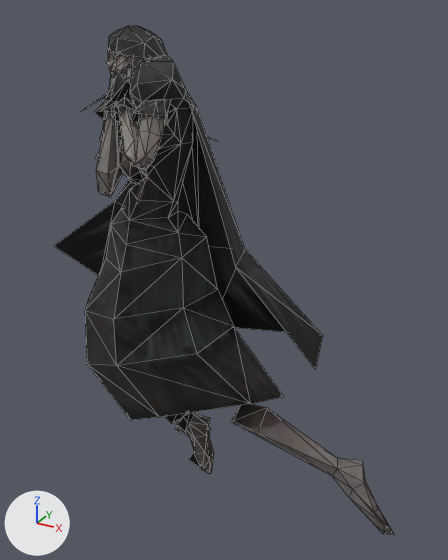
The OBJ model sceneobjs/shenjie_fuben_06/shenjie_fuben_06_shiti03.obj as it was, and as the next commit left it.
One viewpoint serves both versions: a camera (50 mm lens) standing at (49.5, -80.3, 36.3) and looking at (7.7, -4.2, -1.7). The axes (+X, +Y, +Z) are drawn at lower left. The lights are the same throughout. Mesh edges are drawn as thin lines. Where no turn or scale is listed for an object, it has been applied to the vertices. Vertices at the same position are counted once.

The older version as bpy lines, for what is in view:
```python
me_shenjie_fuben_06_shiti03 = bpy.data.meshes.new('shenjie_fuben_06_shiti03')
me_shenjie_fuben_06_shiti03.from_pydata(...)  # 499 vertices, 847 faces; spans x -26.3..37.7, y -20.0..4.0, z -48.0..34.0
# faces by material slot: [235, 612]
me_shenjie_fuben_06_shiti03.materials.append(mat_material_2)  # picture img_shenjie_fuben_06_shiti03_png
me_shenjie_fuben_06_shiti03.materials.append(mat_material_1)  # picture img_shenjie_fuben_06_shiti03_png
ob_shenjie_fuben_06_shiti03 = bpy.data.objects.new('shenjie_fuben_06_shiti03', me_shenjie_fuben_06_shiti03)
ob_shenjie_fuben_06_shiti03.location = (0.0, 0.0, 0.0)
```
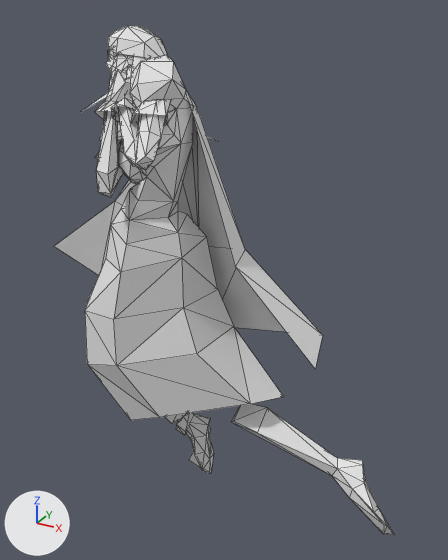
Where the change shows, as pixel boxes [x1, y1, x2, y2] in the pictures (448 x 560 px):
part 1 of me_shenjie_fuben_06_shiti03, recoloured (black to grey)
    both: [54, 26, 323, 467]
part 2 of me_shenjie_fuben_06_shiti03, recoloured
    both: [96, 50, 394, 535]

The edits, one by one:
Material 'material_2' (mat_material_2_1) is new.
Its base color is (0.8, 0.8, 0.8) (white #e7e7e7).
Its roughness is 1.0.
Material 'material_1' (mat_material_1_1) is new.
Its base color is (0.8, 0.8, 0.8) (white #e7e7e7).
Its roughness is 1.0.
me_shenjie_fuben_06_shiti03 has 499 vertices, 847 faces and spans x -26.3..37.7, y -20.0..4.0, z -48.0..34.0.
me_shenjie_fuben_06_shiti03 is used by ob_shenjie_fuben_06_shiti03; location (0.0, 0.0, 0.0).
me_shenjie_fuben_06_shiti03 part 1: all 235 faces that had it switch from mat_material_2 (picture img_shenjie_fuben_06_shiti03_png) to mat_material_2_1 (white #e7e7e7).
me_shenjie_fuben_06_shiti03 part 2: all 612 faces that had it switch from mat_material_1 (picture img_shenjie_fuben_06_shiti03_png) to mat_material_1_1 (white #e7e7e7).
